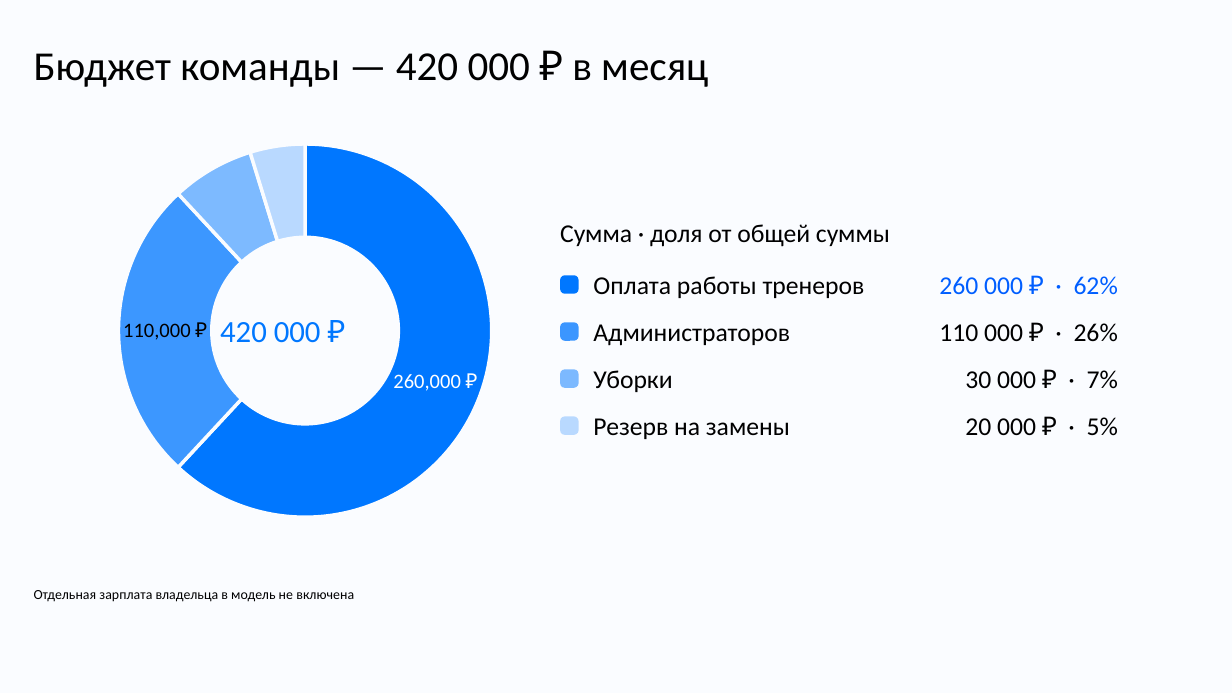
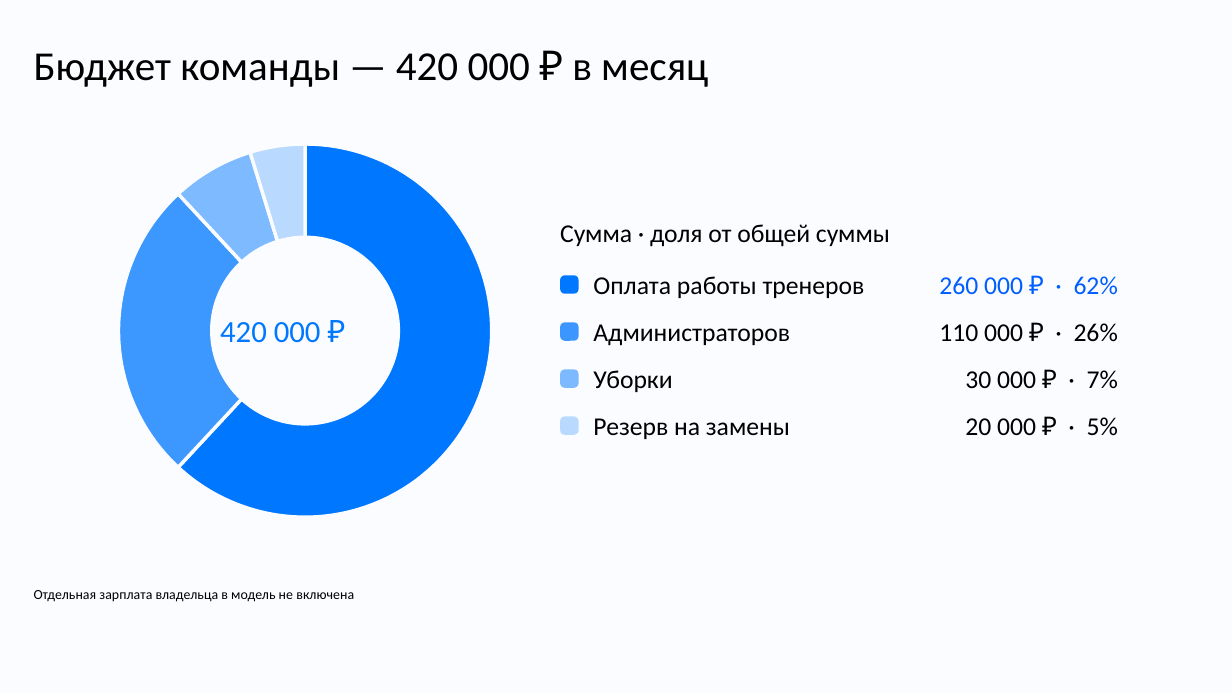
Before and after one commit to hl0pch1k/verstka, a slide deck: slide 7 of examples/outputs/vktech/visual/deck.pptx. Drawn at 1232x693 pixels with LibreOffice and Linux fonts; fonts in the diff are those of the drawing; background and template pictures are left out. Boxes give left, top, right and bottom in pixels: in the first picture for what was removed or moved away, otherwise in the second. Text is boxed around its words. In the diff, an @@ line names an element or a change of style, - is before the commit and + after.

```diff
--- a/examples/outputs/vktech/visual/deck.pptx
+++ b/examples/outputs/vktech/visual/deck.pptx
@@ doughnut chart at (110,134,501,526) @@
@@ data labels of Series 1 changed @@
```
Also in this commit, not shown: 38 other files.
